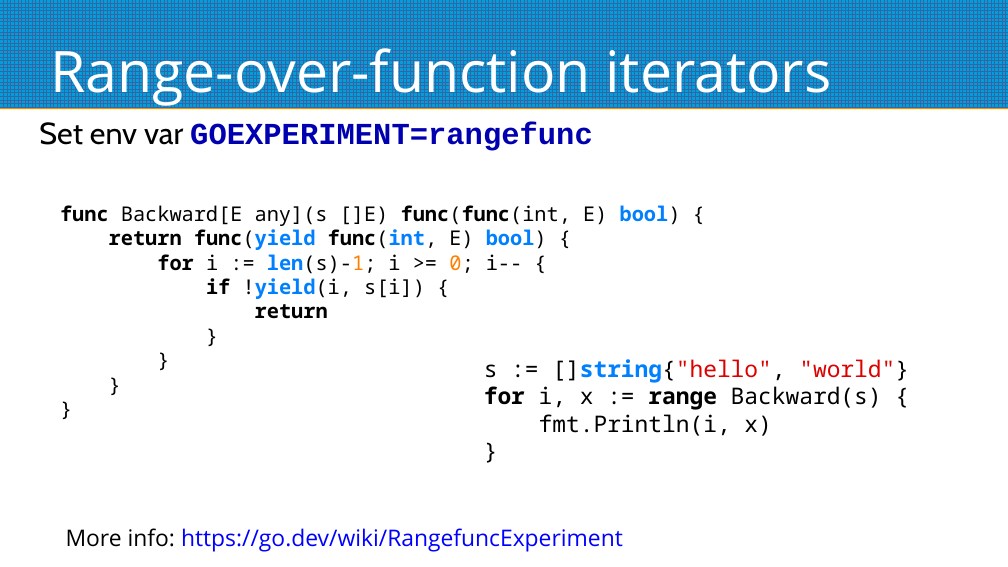
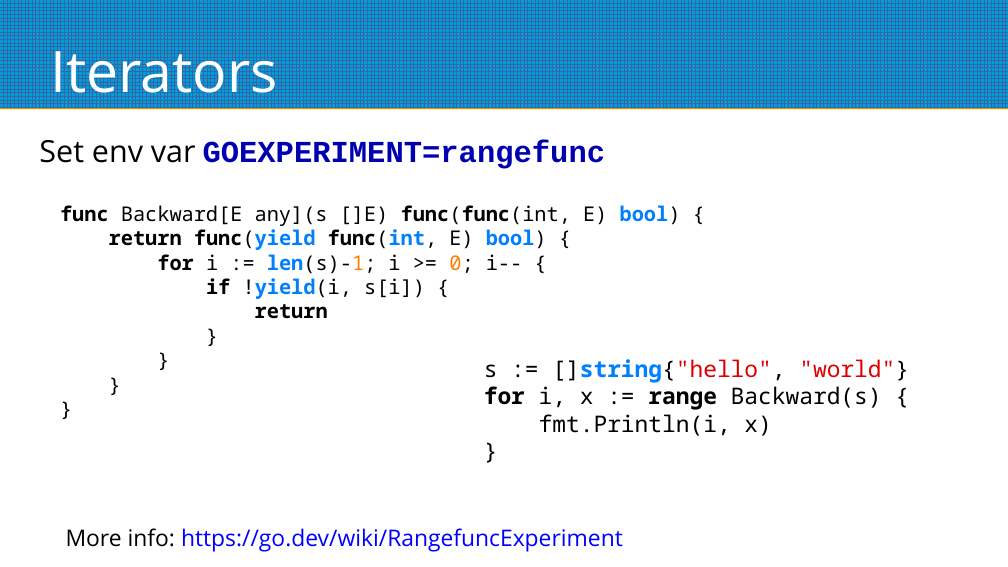
Before and after one commit to ilius/presentations, a slide deck: slide 8 of 2024-02-15/go-1-22.odp. Drawn at 1008x567 pixels with LibreOffice and Linux fonts; fonts in the diff are those of the drawing. Boxes give left, top, right and bottom in pixels: in the first picture for what was removed or moved away, otherwise in the second. Text is boxed around its words. In the diff, an @@ line names an element or a change of style, - is before the commit and + after.

```diff
--- a/2024-02-15/go-1-22.odp
+++ b/2024-02-15/go-1-22.odp
@@ title at box(50, 38, 277, 107): text changed @@
-Range-over-function iterators
+Iterators
@@ text "Set env var GOEXPERIMENT=rangefunc": place and size @@
-text "Set env var GOEXPERIMENT=rangefunc" at box(39, 122, 593, 151)
+text "Set env var GOEXPERIMENT=rangefunc" at box(39, 140, 606, 169)
@@ text "Set env var GOEXPERIMENT=rangefunc" at box(39, 140, 606, 169): font Cabin to Open Sans in "Set env var" @@
```
Also in this commit, not shown: 5 other slides changed, 1 other file.
